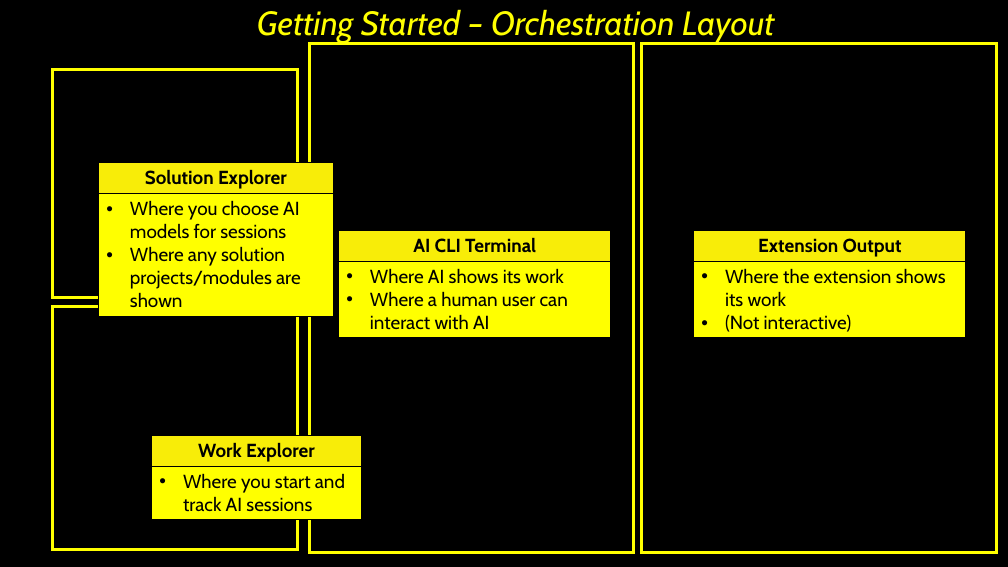
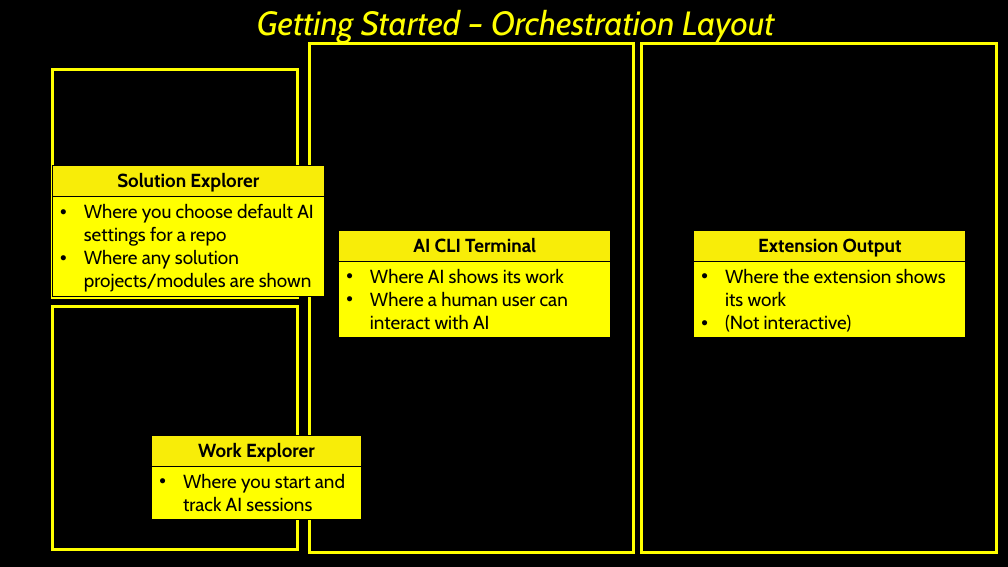
Before and after one commit to darndestdabbler/dabbler-ai-orchestration, a slide deck: slide 7 of docs/onboarding/ai-orchestration.pptx (slide 6 before the commit). Drawn at 1008x567 pixels with LibreOffice and Linux fonts; fonts in the diff are those of the drawing; background and template pictures are left out; a plain dark background stands for a picture behind light text. Boxes give left, top, right and bottom in pixels: in the first picture for what was removed or moved away, otherwise in the second. Text is boxed around its words. In the diff, an @@ line names an element or a change of style, - is before the commit and + after.

```diff
--- a/docs/onboarding/ai-orchestration.pptx
+++ b/docs/onboarding/ai-orchestration.pptx
@@ table at bbox=[53, 166, 324, 296] @@
-row 2, column 1: Where you choose AI models for sessions / Where any solution projects/modules are shown
+row 2, column 1: Where you choose default AI settings for a repo / Where any solution projects/modules are shown
@@ table: place and size @@
-table at bbox=[99, 163, 333, 315]
+table at bbox=[53, 166, 324, 296]
```
Also in this commit, not shown: 2 other slides changed, 1 slide added.
